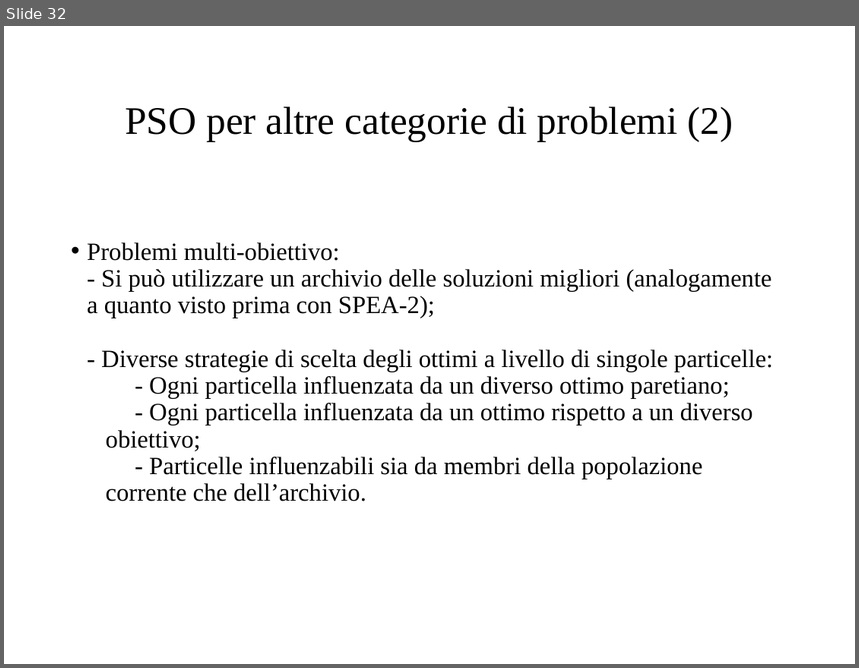
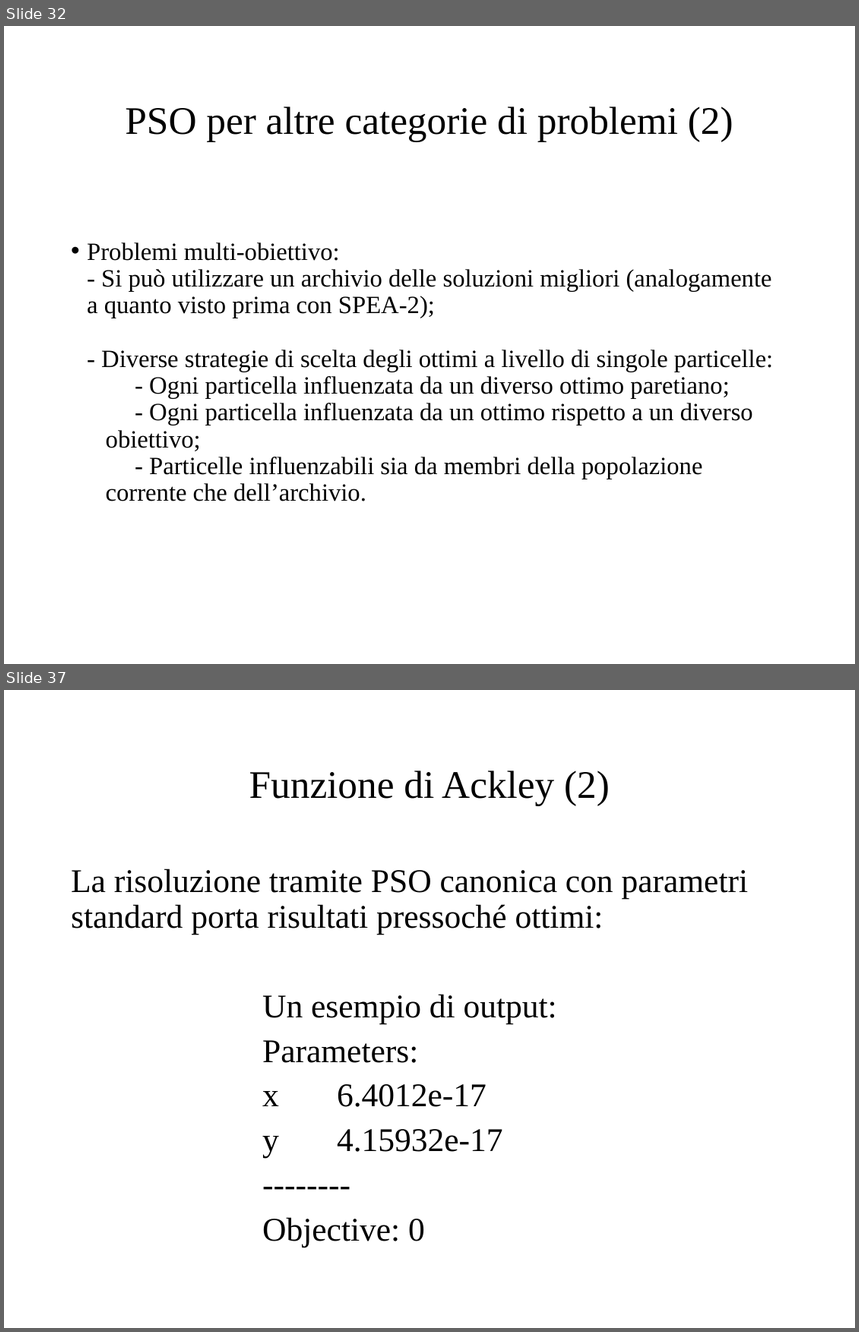
Before and after one commit to micferr/OptimizationProject, a slide deck: Presentation/Presentazione.pptx. Shown one above the other, each under a label of ours: slide 32 before the commit, slides 32 and 37 after it; the slides between them are not shown. The pictures are 859x668 and 859x1332 pixels, drawn with LibreOffice and Linux fonts; fonts in the diff are those of the drawing. Boxes give left, top, right and bottom in pixels: in the first picture for what was removed or moved away, otherwise in the second. Text is boxed around its words. In the diff, an @@ line names an element or a change of style, - is before the commit and + after.

```diff
--- a/Presentation/Presentazione.pptx
+++ b/Presentation/Presentazione.pptx
@@ slide 37 added at <box>4,690,855,1328</box>, background #FFFFFF @@
@@ title added at <box>249,771,610,806</box>, 33 pt, text #000000 @@
+Funzione di Ackley (2)
@@ text added at <box>71,869,749,1247</box>, 28 pt, text #000000 @@
+La risoluzione tramite PSO canonica con parametri standard porta risultati pressoché ottimi:
+Un esempio di output:
+Parameters:
+x 6.4012e-17
+y 4.15932e-17
+--------
+Objective: 0
```
Also in this commit, not shown: 1 slide changed, 8 other slides added, 1 slide removed.
